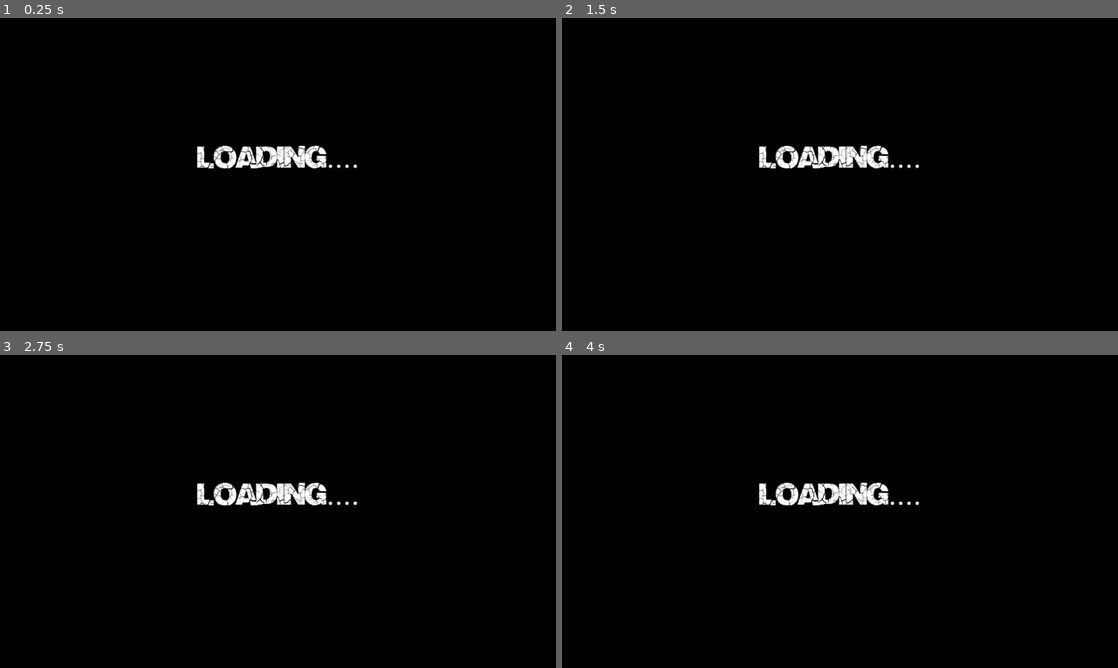
Above: before the commit, frames 1-4 (two rows, left to right).
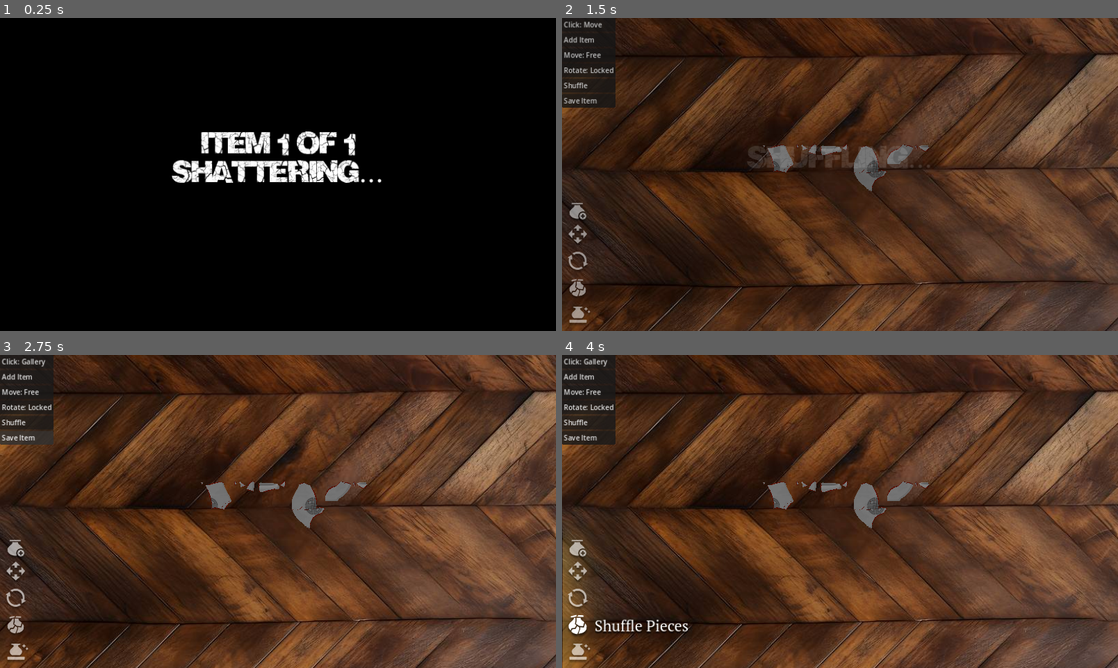
Above: after the commit, the same moments.

Repository: feyrkh/Exploratory
Game: Godot game, scene res://pottery/CleaningTable.tscn
Same seed, same stepped clock (60 frames per second), same inputs: the game is played once before the commit and once after it. This scene is started directly instead of the project's main scene.
Inputs (mouse positions are in pixels of both pictures, inside the frame that each line leads up to; where the layout moved, square brackets give the same spot in the first picture):
- Up to frame 1 (0.25 s): no input
- Up to frame 2 (1.5 s): click "Add Item" at 0.5 s; click "Shuffle" at 1.25 s
- Up to frame 3 (2.75 s): click "Save Item" at 2 s
- Up to frame 4 (4 s): click (578, 545) at 2.77 s; click (578, 627) [589, 423] at 3.5 s

The runs differ from the first frame. In frame 1, 3.4% of the frame differs, in the area x 30-69%, y 36-53%; in frame 2, 99%; in frame 3, 99%; in frame 4, 99%, in the area x 0-100%, y 0-100%.
Error before the commit: Invalid assignment of property or key 'game_mode' with value of type 'Nil' on a base object of type 'Node (Global.gd)'. (res://pottery/CleaningTable.gd:43)

Commit message:
Sidebar UI stuff

Diff:
--- /dev/null
+++ b/menu/HighlightButton.gd
@@ -0,0 +1,47 @@
+extends TextureButton
+
+const HOVER_COLOR := Color.WHITE
+const NON_HOVER_COLOR := Color(1, 1, 1, 0.6)
+const FLASH_COLOR := Color(1, 1, 1, 1)
+
+var glow_sprite:Sprite2D
+var flash_tween:Tween
+
+func _ready():
+	glow_sprite = get_parent().find_child("GlowSprite")
+	modulate = NON_HOVER_COLOR
+	self.mouse_entered.connect(on_hover)
+	self.mouse_exited.connect(on_non_hover)
+	self.button_down.connect(start_flash)
+	var next_sib = get_parent().get_child(get_index() + 1)
+	if next_sib is ExpandLabel:
+		mouse_entered.connect(next_sib.reveal_text)
+		mouse_exited.connect(next_sib.hide_text)
+
+func on_hover():
+	cleanup_flash_tween()
+	modulate = HOVER_COLOR
+	scale = Vector2(1.1, 1.1)
+
+func start_flash():
+	if glow_sprite == null:
+		return
+	cleanup_flash_tween()
+	glow_sprite.visible = true
+	glow_sprite.modulate = FLASH_COLOR
+	glow_sprite.position = position + pivot_offset
+	flash_tween = glow_sprite.create_tween()
+	flash_tween.tween_property(glow_sprite, "modulate", Color.TRANSPARENT, 0.3)
+	flash_tween.tween_property(glow_sprite, "visible", false, 0.0)
+
+func cleanup_flash_tween():
+	if glow_sprite == null:
+		return
+	glow_sprite.visible = false
+	if flash_tween and flash_tween.is_running():
+		flash_tween.stop()
+
+func on_non_hover():
+	cleanup_flash_tween()
+	modulate = NON_HOVER_COLOR
+	scale = Vector2(1.0, 1.0)
--- /dev/null
+++ b/menu/sidebar/BackgroundGlow.gd
@@ -0,0 +1,44 @@
+extends Sprite2D
+
+const FADE_COOLDOWN := 0.3
+const FADE_TIME := 0.25
+
+var glow_timeout:float = 1
+var fade_tween:Tween
+
+var first_button:TextureButton
+var last_button:TextureButton
+
+func _ready():
+	for child in get_parent().get_children():
+		if child is TextureButton:
+			if first_button == null: first_button = child
+			last_button = child
+			child.mouse_entered.connect(self.show_glow)
+			child.mouse_exited.connect(self.hide_glow)
+	position = first_button.get_rect().position - Vector2(0, 60)
+	position.x = 0
+
+func show_glow():
+	visible = true
+	set_process(false)
+	fade_to(Color.WHITE)
+
+func stop_tween():
+	if fade_tween and fade_tween.is_running():
+		fade_tween.stop()
+
+func hide_glow():
+	set_process(true)
+	glow_timeout = FADE_COOLDOWN
+
+func _process(delta:float):
+	glow_timeout -= delta
+	if glow_timeout <= 0:
+		set_process(false)
+		fade_to(Color.TRANSPARENT)
+
+func fade_to(color:Color):
+	stop_tween()
+	fade_tween = create_tween()
+	fade_tween.tween_property(self, "modulate", color, FADE_TIME)
--- /dev/null
+++ b/menu/sidebar/ExpandLabel.gd
@@ -0,0 +1,29 @@
+extends Label
+class_name ExpandLabel
+
+const REVEAL_PER_SECOND := 7.0
+
+@onready var orig_text := text
+var reveal_timer
+
+# Called when the node enters the scene tree for the first time.
+func _ready():
+	text = ""
+	set_process(false)
+
+func reveal_text():
+	set_process(true)
+	reveal_timer = 0
+
+func hide_text():
+	text = ""
+	set_process(false)
+	reveal_timer = 0
+
+# Called every frame. 'delta' is the elapsed time since the previous frame.
+func _process(delta):
+	reveal_timer += min(1.0, REVEAL_PER_SECOND * delta)
+	var revealed_len = roundi(orig_text.length() * reveal_timer)
+	text = orig_text.substr(0, revealed_len)
+	if reveal_timer >= 1.0:
+		set_process(false)
--- /dev/null
+++ b/menu/sidebar/ShadedLabel.gd
@@ -0,0 +1,5 @@
+extends Label
+
+func _ready():
+	material.set_shader_parameter("rect_global_position", global_position)
+	material.set_shader_parameter("rect_size", size)
--- /dev/null
+++ b/menu/sidebar/SidebarMenu.gd
@@ -0,0 +1,25 @@
+extends Control
+
+signal add_item_button_pressed()
+signal movement_button_toggled(new_val:bool)
+signal rotate_button_toggled(new_val:bool)
+signal shuffle_button_pressed()
+signal save_item_button_pressed()
+
+func _on_add_item_button_pressed():
+	add_item_button_pressed.emit()
+
+
+func _on_movement_button_toggled(toggled_on):
+	movement_button_toggled.emit(toggled_on)
+
+
+func _on_rotate_button_toggled(toggled_on):
+	rotate_button_toggled.emit(toggled_on)
+
+
+func _on_shuffle_button_pressed():
+	shuffle_button_pressed.emit()
+
+func _on_save_item_button_pressed():
+	save_item_button_pressed.emit()
--- /dev/null
+++ b/menu/sidebar/SidebarMenu.tscn
@@ -0,0 +1,166 @@
+[gd_scene load_steps=16 format=3 uid="uid://bpmxfyq1j2wb1"]
+
+[ext_resource type="Texture2D" uid="uid://bxolhfnudaaon" path="res://art/sidebar menu/sidebar_icon_add-item.png" id="1_bximh"]
+[ext_resource type="Script" path="res://menu/sidebar/SidebarMenu.gd" id="1_ouhc1"]
+[ext_resource type="Script" path="res://menu/HighlightButton.gd" id="2_sh7t1"]
+[ext_resource type="Theme" uid="uid://c8qjml4q8nu2g" path="res://theme/sidebar_menu_theme.tres" id="2_t10ru"]
+[ext_resource type="Material" uid="uid://bxe50cdqaih13" path="res://shader/RevealMaterial.tres" id="3_87nh5"]
+[ext_resource type="Texture2D" uid="uid://yqevyrmv7cv" path="res://art/sidebar menu/sidebar_icon_movement-on.png" id="3_bgwxi"]
+[ext_resource type="Texture2D" uid="uid://dc518q0gdyy3w" path="res://art/sidebar menu/sidebar_icon_movement-off.png" id="4_bg0md"]
+[ext_resource type="Texture2D" uid="uid://dm6g261r8ykg" path="res://art/sidebar menu/sidebar_icon_rotate-off.png" id="4_eddwg"]
+[ext_resource type="Texture2D" uid="uid://dt34nn2ci4l7y" path="res://art/sidebar menu/sidebar_icon_rotate-on.png" id="5_ithpd"]
+[ext_resource type="Script" path="res://menu/sidebar/ExpandLabel.gd" id="5_mpmi2"]
+[ext_resource type="Texture2D" uid="uid://swpodqfjhjfb" path="res://art/sidebar menu/sidebar_icon_shuffle.png" id="8_s0nvp"]
+[ext_resource type="Texture2D" uid="uid://xsadu4tnnstq" path="res://art/sidebar menu/sidebar_icon_save-object.png" id="9_gnf6j"]
+[ext_resource type="Texture2D" uid="uid://kvkcjl3x51fc" path="res://art/sidebar menu/sidebar_icon_glow.png" id="13_6fqb1"]
+[ext_resource type="Texture2D" uid="uid://bsb1ipqfa1guk" path="res://art/sidebar menu/sidebar_glowing.png" id="14_7ojls"]
+[ext_resource type="Script" path="res://menu/sidebar/BackgroundGlow.gd" id="15_j52o5"]
+
+[node name="SidebarMenu" type="Control"]
+layout_mode = 3
+anchors_preset = 15
+anchor_right = 1.0
+anchor_bottom = 1.0
+grow_horizontal = 2
+grow_vertical = 2
+script = ExtResource("1_ouhc1")
+
+[node name="AddItemButton" type="TextureButton" parent="."]
+modulate = Color(1, 1, 1, 0.6)
+layout_mode = 2
+offset_left = 6.0
+offset_top = -301.0
+offset_right = 73.0
+offset_bottom = -253.0
+pivot_offset = Vector2(27, 27.5)
+texture_normal = ExtResource("1_bximh")
+ignore_texture_size = true
+script = ExtResource("2_sh7t1")
+
+[node name="AddItemLabel" type="Label" parent="."]
+material = ExtResource("3_87nh5")
+clip_contents = true
+layout_mode = 2
+offset_left = 74.0
+offset_top = -301.0
+offset_right = 333.0
+offset_bottom = -253.0
+theme = ExtResource("2_t10ru")
+text = "Add Item"
+vertical_alignment = 1
+script = ExtResource("5_mpmi2")
+
+[node name="MovementButton" type="TextureButton" parent="."]
+modulate = Color(1, 1, 1, 0.6)
+layout_mode = 2
+offset_left = 6.0
+offset_top = -249.0
+offset_right = 73.0
+offset_bottom = -191.0
+pivot_offset = Vector2(29.5, 27)
+toggle_mode = true
+texture_normal = ExtResource("3_bgwxi")
+texture_pressed = ExtResource("4_bg0md")
+script = ExtResource("2_sh7t1")
+
+[node name="MovementLabel" type="Label" parent="."]
+layout_mode = 2
+offset_left = 74.0
+offset_top = -244.0
+offset_right = 333.0
+offset_bottom = -196.0
+theme = ExtResource("2_t10ru")
+text = "Piece Movement"
+vertical_alignment = 1
+script = ExtResource("5_mpmi2")
+
+[node name="RotateButton" type="TextureButton" parent="."]
+modulate = Color(1, 1, 1, 0.6)
+layout_mode = 2
+offset_left = 6.0
+offset_top = -187.0
+offset_right = 73.0
+offset_bottom = -129.0
+pivot_offset = Vector2(29, 27.5)
+toggle_mode = true
+texture_normal = ExtResource("5_ithpd")
+texture_pressed = ExtResource("4_eddwg")
+script = ExtResource("2_sh7t1")
+
+[node name="RotateLabel" type="Label" parent="."]
+layout_mode = 2
+offset_left = 74.0
+offset_top = -182.0
+offset_right = 333.0
+offset_bottom = -134.0
+theme = ExtResource("2_t10ru")
+text = "Piece Rotation
+"
+vertical_alignment = 1
+script = ExtResource("5_mpmi2")
+
+[node name="ShuffleButton" type="TextureButton" parent="."]
+modulate = Color(1, 1, 1, 0.6)
+layout_mode = 2
+offset_left = 6.0
+offset_top = -125.0
+offset_right = 73.0
+offset_bottom = -67.0
+pivot_offset = Vector2(28, 28.5)
+texture_normal = ExtResource("8_s0nvp")
+script = ExtResource("2_sh7t1")
+
+[node name="ShuffleLabel" type="Label" parent="."]
+layout_mode = 2
+offset_left = 74.0
+offset_top = -120.0
+offset_right = 333.0
+offset_bottom = -72.0
+theme = ExtResource("2_t10ru")
+text = "Shuffle Pieces
+"
+vertical_alignment = 1
+script = ExtResource("5_mpmi2")
+
+[node name="SaveItemButton" type="TextureButton" parent="."]
+modulate = Color(1, 1, 1, 0.6)
+custom_minimum_size = Vector2(67, 0)
+layout_mode = 2
+offset_left = 6.0
+offset_top = -63.0
+offset_right = 73.0
+offset_bottom = -5.0
+pivot_offset = Vector2(30, 27)
+texture_normal = ExtResource("9_gnf6j")
+stretch_mode = 3
+script = ExtResource("2_sh7t1")
+
+[node name="SaveItemLabel" type="Label" parent="."]
+layout_mode = 2
+offset_left = 74.0
+offset_top = -58.0
+offset_right = 333.0
+offset_bottom = -10.0
+theme = ExtResource("2_t10ru")
+text = "Save Item"
+vertical_alignment = 1
+script = ExtResource("5_mpmi2")
+
+[node name="GlowSprite" type="Sprite2D" parent="."]
+visible = false
+z_index = -1
+scale = Vector2(1.1, 1.1)
+texture = ExtResource("13_6fqb1")
+
+[node name="BackgroundGlow" type="Sprite2D" parent="."]
+z_index = -1
+position = Vector2(0, -371)
+texture = ExtResource("14_7ojls")
+centered = false
+script = ExtResource("15_j52o5")
+
+[connection signal="pressed" from="AddItemButton" to="." method="_on_add_item_button_pressed"]
+[connection signal="toggled" from="MovementButton" to="." method="_on_movement_button_toggled"]
+[connection signal="toggled" from="RotateButton" to="." method="_on_rotate_button_toggled"]
+[connection signal="pressed" from="ShuffleButton" to="." method="_on_shuffle_button_pressed"]
+[connection signal="pressed" from="SaveItemButton" to="." method="_on_save_item_button_pressed"]
--- a/pottery/CleaningTable.gd
+++ b/pottery/CleaningTable.gd
@@ -40,7 +40,7 @@
 		PhysicsServer2D.set_active(true)
 		_on_load_button_pressed()
 	else:
-		Global.game_mode = settings.get("mode")
+		Global.game_mode = settings.get("mode", "zen")
 		PhysicsServer2D.set_active(false)
 		update_button_text()
 		var scene_center = (camera_bot_right_limit - camera_top_left_limit)/2 + camera_top_left_limit
--- a/pottery/CleaningTable.tscn
+++ b/pottery/CleaningTable.tscn
@@ -6,6 +6,7 @@
 [ext_resource type="Texture2D" uid="uid://cc8pmk1km76fw" path="res://art/desktop.jpg" id="3_g5nv7"]
 [ext_resource type="Script" path="res://pottery/GameTimer.gd" id="4_2x0wy"]
 [ext_resource type="PackedScene" uid="uid://bylog41kf2707" path="res://util/ScreenCollisionBorders.tscn" id="5_friqi"]
+[ext_resource type="PackedScene" uid="uid://bpmxfyq1j2wb1" path="res://menu/sidebar/SidebarMenu.tscn" id="7_qqhi4"]
 
 [sub_resource type="CircleShape2D" id="CircleShape2D_tahv2"]
 radius = 15.0
@@ -14,7 +15,7 @@
 visibility_layer = 3
 script = ExtResource("1_avayf")
 camera_top_left_limit = Vector2(-400, -250)
-metadata/_edit_vertical_guides_ = [4383.0, 3700.0, 2055.0]
+metadata/_edit_vertical_guides_ = [4383.0, 3700.0, 2055.0, 8.0, 55.0]
 metadata/_edit_horizontal_guides_ = [3199.0, 1523.0]
 
 [node name="TextureRect" type="TextureRect" parent="."]
@@ -173,6 +174,12 @@
 layout_mode = 2
 text = "Timer will start when you move your first piece"
 horizontal_alignment = 1
+
+[node name="SidebarMenu" parent="CanvasLayer" instance=ExtResource("7_qqhi4")]
+offset_left = 1.0
+offset_top = 719.0
+offset_right = 1.0
+offset_bottom = 719.0
 
 [node name="CursorArea" type="Area2D" parent="."]
 collision_layer = 0
--- a/project.godot
+++ b/project.godot
@@ -28,6 +28,10 @@
 window/size/viewport_height=720
 window/stretch/mode="canvas_items"
 window/vsync/vsync_mode=3
+
+[editor]
+
+movie_writer/movie_file="D:/godot/gamplay.avi"
 
 [input]
 
--- /dev/null
+++ b/shader/RevealMaterial.tres
@@ -0,0 +1,3 @@
+[gd_resource type="ShaderMaterial" format=3 uid="uid://bxe50cdqaih13"]
+
+[resource]
--- /dev/null
+++ b/shader/reveal.gdshader
@@ -0,0 +1,15 @@
+shader_type canvas_item;
+
+uniform float reveal=0.5;
+uniform vec2 rect_global_position;
+uniform vec2 rect_size;
+
+void fragment() {
+	vec2 frag_uv = (SCREEN_UV - rect_global_position) / rect_size;
+	vec4 color = texture(TEXTURE, frag_uv);
+	if (frag_uv.x > reveal) {
+		COLOR = vec4(color.rgb, 0.0);
+	} else {
+		COLOR = vec4(color.rgb, 1.0);
+	}
+}
--- a/test/testing.tscn
+++ b/test/testing.tscn
@@ -9,7 +9,7 @@
 
 [node name="Polygon2D" type="Polygon2D" parent="."]
 color = Color(1, 0, 0.0392157, 1)
-polygon = PackedVector2Array(259.615, 278.994, 268.245, 273.993, 269.781, 277.979, 262.433, 282.368)
+polygon = PackedVector2Array(156.157, 1.12565, 169.737, 46.3504, 168.048, 78.0486, 170.002, 123.335, 170.931, 170.062, 182.532, 210.074, 176, 263.028, 176.941, 269.585, 160.53, 274.664, 157.854, 277, 157.007, 277.835, 158.062, 277.286, 160.978, 275.558, 177.084, 270.579, 179.661, 288.547, 155.548, 300.9, 122.065, 314.655, 122.067, 312.575, 123.007, 293.638, 136.009, 267.197, 135.842, 258.429, 135.685, 257.25, 135.489, 258.423, 135.037, 266.963, 122.039, 293.387, 121.068, 312.55, 121.068, 315.064, 116.325, 317.013, 101.965, 323.323, 100.946, 323.938, 102.101, 323.65, 116.706, 317.937, 121.069, 316.145, 121.075, 337.125, 131.659, 355.985, 137.777, 378.483, 146.405, 400.743, 117, 396, 115, 387, 104, 384, 102, 376, 64, 345, 44, 326, 26, 300, 9, 266, 3, 241, 3, 198, 10, 170, 31, 126, 55, 84, 63, 62, 64, 45, 55, 36, 53, 28, 56, 24, 52, 17, 62, 9, 67, 9, 81, 6, 150, 1)
 
 [node name="Line2D" type="Line2D" parent="."]
 points = PackedVector2Array(128.571, 89.7816, 180.777, 92.4931)
--- /dev/null
+++ b/theme/sidebar_menu_theme.tres
@@ -0,0 +1,11 @@
+[gd_resource type="Theme" load_steps=2 format=3 uid="uid://c8qjml4q8nu2g"]
+
+[ext_resource type="FontFile" uid="uid://6af5xb7ndfw8" path="res://theme/PT_Serif/PTSerif-Regular.ttf" id="1_t18x5"]
+
+[resource]
+Label/colors/font_shadow_color = Color(0, 0, 0, 0.345098)
+Label/constants/shadow_offset_x = 0
+Label/constants/shadow_offset_y = 4
+Label/constants/shadow_outline_size = 5
+Label/font_sizes/font_size = 35
+Label/fonts/font = ExtResource("1_t18x5")
Binary file added: art/sidebar menu/sidebar_glowing.png
Not shown, added: art/sidebar menu/sidebar_glowing.png.import
Binary file added: art/sidebar menu/sidebar_icon_add-item.png
Not shown, added: art/sidebar menu/sidebar_icon_add-item.png.import
Binary file added: art/sidebar menu/sidebar_icon_glow.png
Not shown, added: art/sidebar menu/sidebar_icon_glow.png.import
Binary file added: art/sidebar menu/sidebar_icon_movement-off.png
Not shown, added: art/sidebar menu/sidebar_icon_movement-off.png.import
Binary file added: art/sidebar menu/sidebar_icon_movement-on.png
Not shown, added: art/sidebar menu/sidebar_icon_movement-on.png.import
Binary file added: art/sidebar menu/sidebar_icon_rotate-off.png
Not shown, added: art/sidebar menu/sidebar_icon_rotate-off.png.import
(and 16 more such lines)
